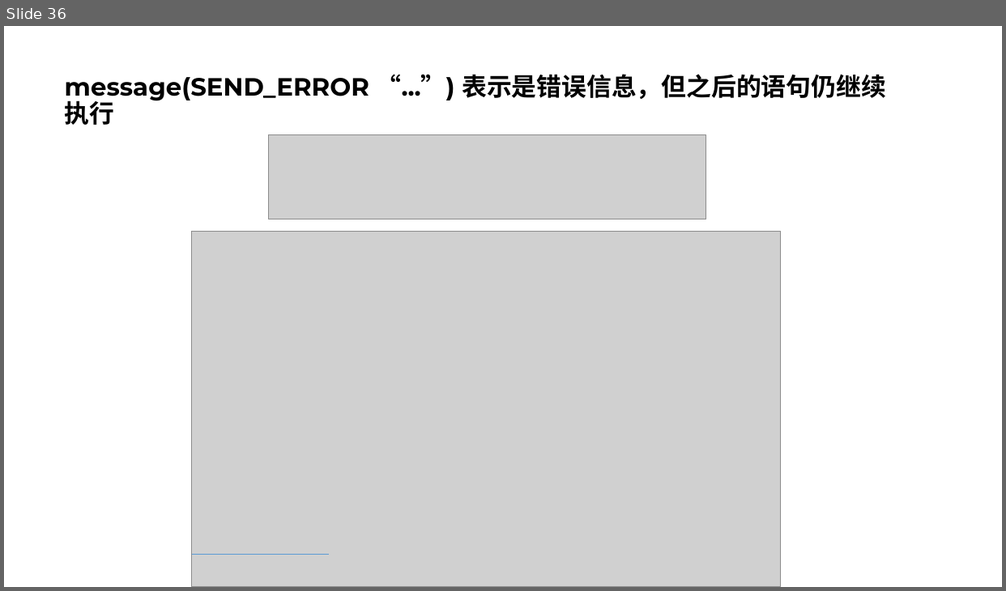
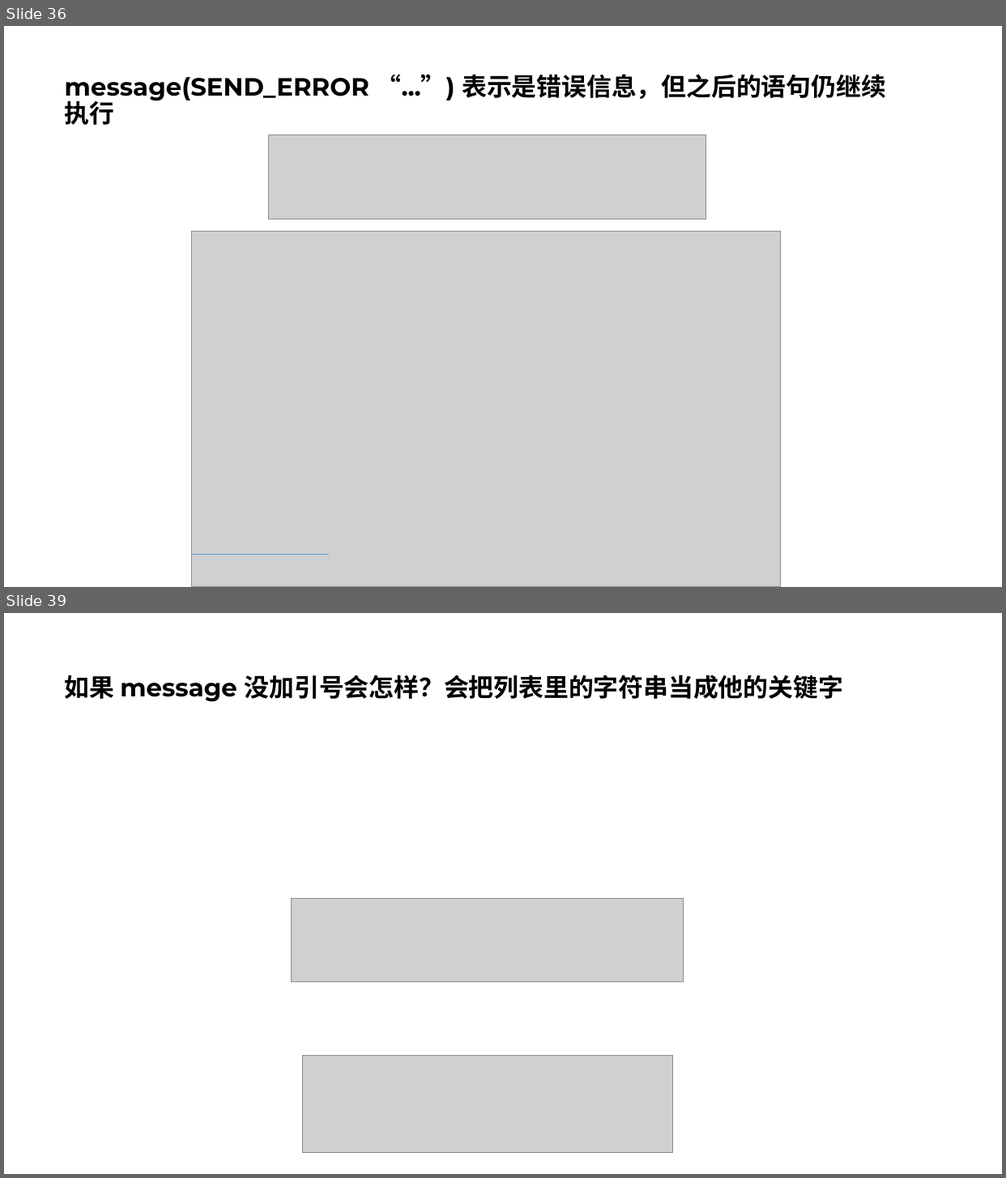
Before and after one commit to parallel101/course, a slide deck: 11/slides.pptx. Shown one above the other, each under a label of ours: slide 36 before the commit, slides 36 and 39 after it; the slides between them are not shown. The pictures are 1006x591 and 1006x1178 pixels, drawn with LibreOffice and Linux fonts; fonts in the diff are those of the drawing; grey boxes stand for pictures. Boxes give left, top, right and bottom in pixels: in the first picture for what was removed or moved away, otherwise in the second. Text is boxed around its words. In the diff, an @@ line names an element or a change of style, - is before the commit and + after.

```diff
--- a/11/slides.pptx
+++ b/11/slides.pptx
@@ slide 39 added at (4,613,1002,1174), background #FFFFFF @@
@@ title added at (65,675,843,702), 24 pt, text #000000, bold @@
+如果 message 没加引号会怎样？会把列表里的字符串当成他的关键字
@@ picture added at (292,899,683,983) @@
@@ picture added at (302,1056,672,1153) @@
```
Also in this commit, not shown: 1 slide changed, 2 other slides added, 12 other files.
